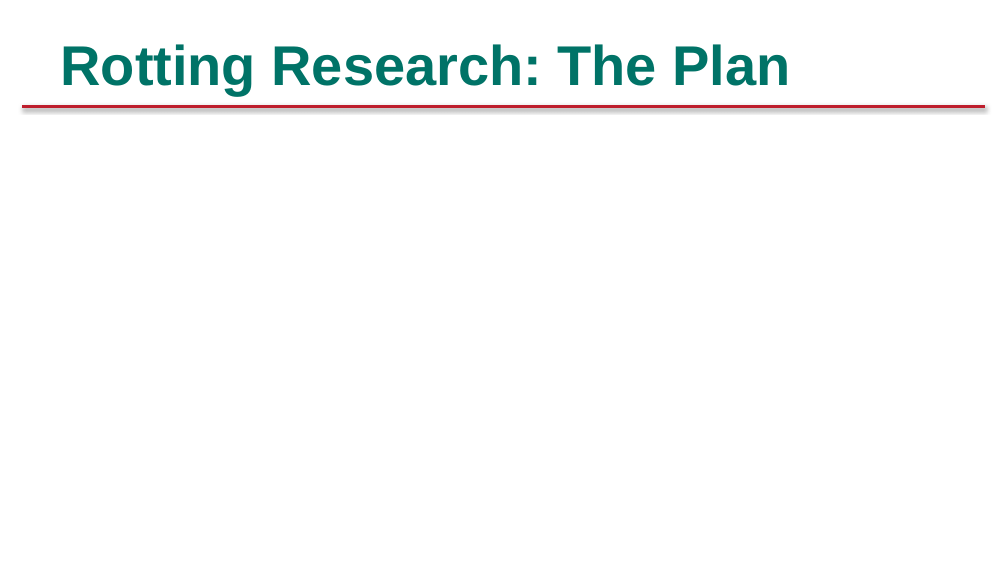
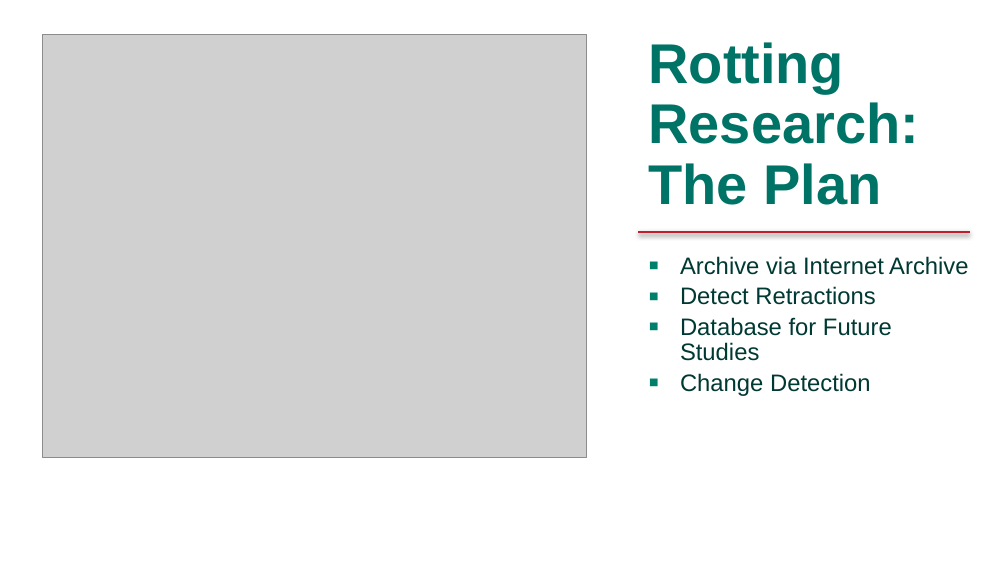
Before and after one commit to rottingresearch/rottingresearch, a slide deck: slide 17 of Presentations/ALA LibLearnX 2024/LibLearnX-2024-ALA.pptx. Drawn at 1008x567 pixels with LibreOffice and Linux fonts; fonts in the diff are those of the drawing; grey boxes stand for pictures; background and template pictures are left out. Boxes give left, top, right and bottom in pixels: in the first picture for what was removed or moved away, otherwise in the second. Text is boxed around its words. In the diff, an @@ line names an element or a change of style, - is before the commit and + after.

```diff
--- a/Presentations/ALA LibLearnX 2024/LibLearnX-2024-ALA.pptx
+++ b/Presentations/ALA LibLearnX 2024/LibLearnX-2024-ALA.pptx
@@ picture added at (x1=42, y1=34, x2=587, y2=458) @@
@@ title "Rotting Research: The Plan" moved from (x1=60, y1=44, x2=791, y2=95) to (x1=648, y1=42, x2=919, y2=205) @@
@@ title "Rotting Research: The Plan" at (x1=648, y1=42, x2=919, y2=205): line spacing 1 to 0.9; vertical alignment middle to top @@
@@ line removed from (22, 106) to (986, 106) @@
@@ line added from (638, 232) to (970, 232), #BE1E2D 2 pt @@
@@ text added at (x1=680, y1=256, x2=968, y2=396), 17 pt, text #003A34 @@
+▪ Archive via Internet Archive
+▪ Detect Retractions
+▪ Database for Future Studies
+▪ Change Detection
```
Also in this commit, not shown: 13 other slides changed, 4 slides added, 3 slides removed, 1 other file.
